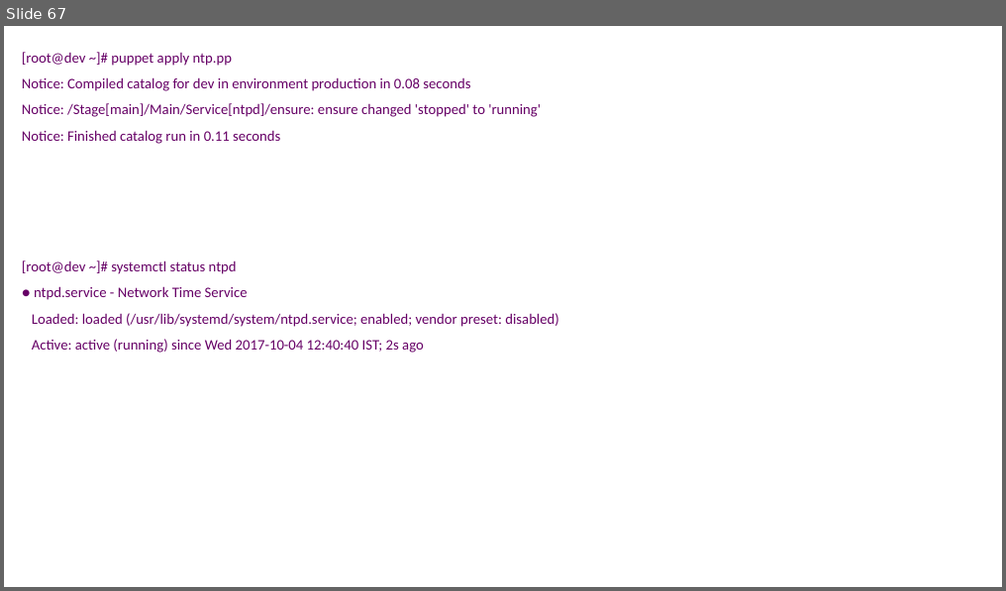
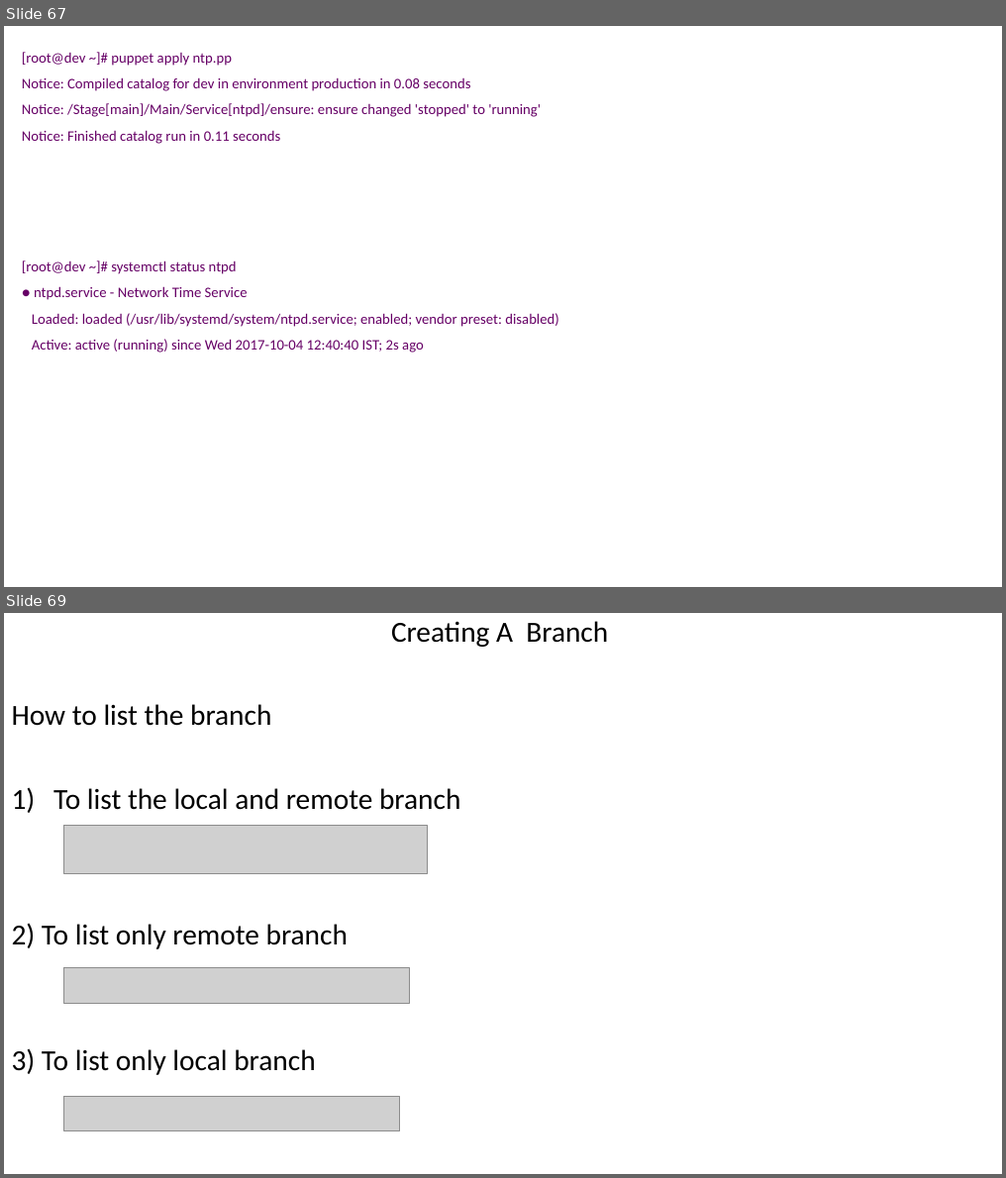
Before and after one commit to devops-cs/code, a slide deck: Jenkins_Container.pptx. Shown one above the other, each under a label of ours: slide 67 before the commit, slides 67 and 69 after it; the slides between them are not shown. The pictures are 1006x591 and 1006x1178 pixels, drawn with LibreOffice and Linux fonts; fonts in the diff are those of the drawing; grey boxes stand for pictures. Boxes give left, top, right and bottom in pixels: in the first picture for what was removed or moved away, otherwise in the second. Text is boxed around its words. In the diff, an @@ line names an element or a change of style, - is before the commit and + after.

```diff
--- a/Jenkins_Container.pptx
+++ b/Jenkins_Container.pptx
@@ slide 69 added at box(4, 613, 1002, 1174), background #FFFFFF @@
@@ text added at box(12, 621, 608, 1075), 28 pt, text #000000 @@
+Creating A Branch
+How to list the branch
+1) To list the local and remote branch
+2) To list only remote branch
+3) To list only local branch
@@ picture added at box(63, 825, 427, 874) @@
@@ picture added at box(63, 967, 409, 1004) @@
@@ picture added at box(63, 1097, 400, 1132) @@
```
Also in this commit, not shown: 5 other slides added.
